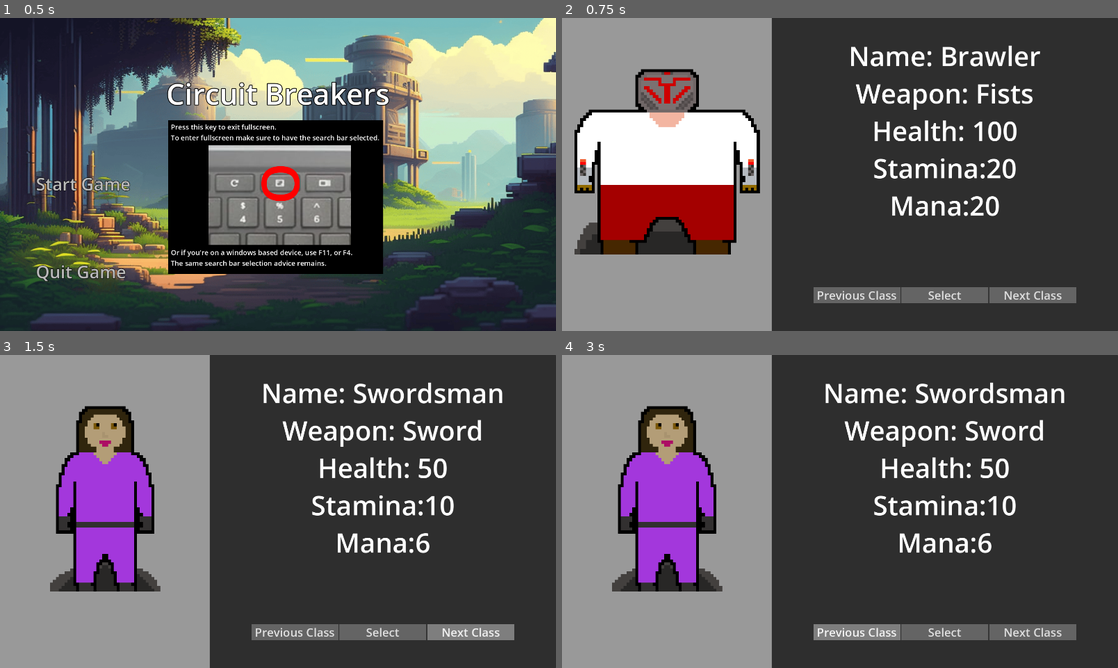
Above: before the commit, frames 1-4 (two rows, left to right).
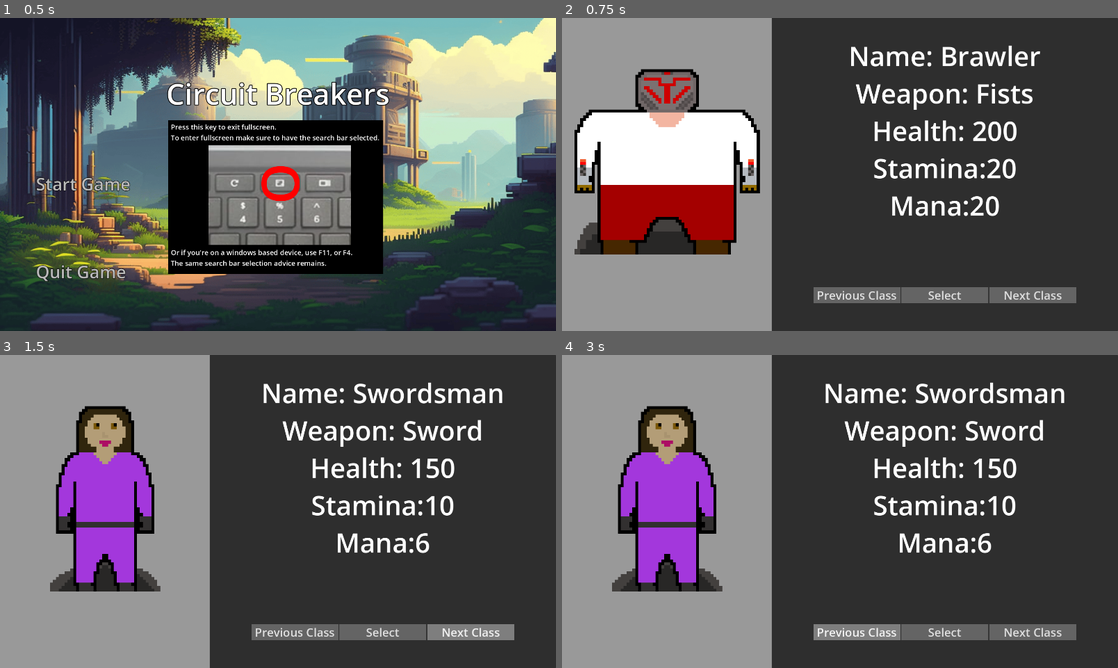
Above: after the commit, the same moments.

Repository: OwenFrakes/PBP.OJJ_RPG
Game: Godot game, scene res://Scenes/titleScreen.tscn
Same seed, same stepped clock (60 frames per second), same inputs: the game is played once before the commit and once after it. The engine's default icon, where the game draws it, is replaced by a stand-in: a white triangle on a blue panel in a dark square.
Inputs:
- Up to frame 1 (0.5 s): no input
- Up to frame 2 (0.75 s): click "Start Game" at 0.5 s
- Up to frame 3 (1.5 s): click "Next Class" at 1.25 s
- Up to frame 4 (3 s): click "Next Class" at 2 s; click "Previous Class" at 2.75 s

Frame 1 is identical in both runs. In frame 2, less than 0.1% of the frame differs, in the area x 73-77%, y 32-40%; in frame 3, 1.0%, in the area x 56-82%, y 32-64%; in frame 4, 1.0%.

Commit message:
Class Changes

Diff:
--- a/pbp.ojj_rpg/Scripts/class_select.gd
+++ b/pbp.ojj_rpg/Scripts/class_select.gd
@@ -17,25 +17,35 @@
 	classes = []
 	classes.resize(5)
 
+	## 3 Main Aspects, Damage, Health, and Speed.
+	# Best to Worst
+	# Great, Good, Okay, Average, Bad, Terrible, Worst.
+
+	# Okay damage, good health, speed is bad. Brusier.
 	#Brawler
 	classes[0] = PlayerClass.new()
-	classes[0].setClass("Brawler", 100, 20,20, "Fists", 40, 50, "bash", ["electric", "ice"], brawler_sprite_set)
+	classes[0].setClass("Brawler", 200, 20, 20, "Fists", 40, 0.75, "bash", ["electric", "ice"], brawler_sprite_set)
 
+	# Good slash damage, okay health, is average speed.
 	#Swordsman
 	classes[1] = PlayerClass.new()
-	classes[1].setClass("Swordsman", 50, 10,6, "Sword", 40, 50, "slash", ["dark", "fire"], swordsman_sprite_set)
+	classes[1].setClass("Swordsman", 150, 10, 6, "Sword", 60, 1, "slash", ["dark", "fire"], swordsman_sprite_set)
 
+	# Good pierce damage, bad health, is pretty fast.
 	#Gun Slinger
 	classes[2] = PlayerClass.new()
-	classes[2].setClass("Gun Slinger", 100, 20,8, "Revolver", 40, 50, "pierce", ["pierce", "light"], gunslinger_sprite_set)
+	classes[2].setClass("Gun Slinger", 100, 20, 8, "Revolver", 60, 1.5, "pierce", ["pierce", "light"], gunslinger_sprite_set)
 
+	# Okay damage, decent health, average speed.
+	#Should have more utility based options.
 	#Engineer
 	classes[3] = PlayerClass.new()
-	classes[3].setClass("Engineer", 100, 20,20, "Wrench", 40, 50, "bash", ["slash", "dark"], engineer_sprite_set)
+	classes[3].setClass("Engineer", 150, 20, 20, "Wrench", 40, 1, "bash", ["slash", "dark"], engineer_sprite_set)
 
+	# Great Pierce Damage, Terrible Health, Bad speed.
 	#Marksman
 	classes[4] = PlayerClass.new()
-	classes[4].setClass("Marksman", 100, 20,20, "Sniper", 40, 50, "pierce", ["light, fire"], marksman_sprite_set)
+	classes[4].setClass("Marksman", 75, 20, 20, "Sniper", 80, 0.5, "pierce", ["light, fire"], marksman_sprite_set)
 
 	#Change text to tell player what they have selected.
 	pClass = classes[0]
